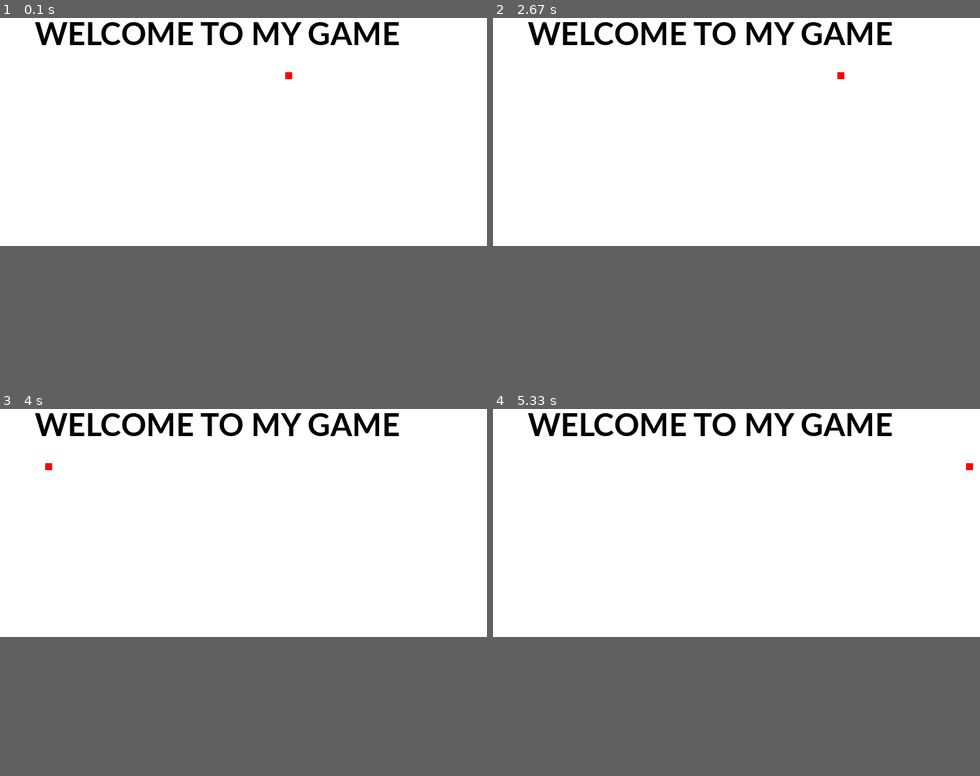
Above: before the commit, frames 1-4 (two rows, left to right).
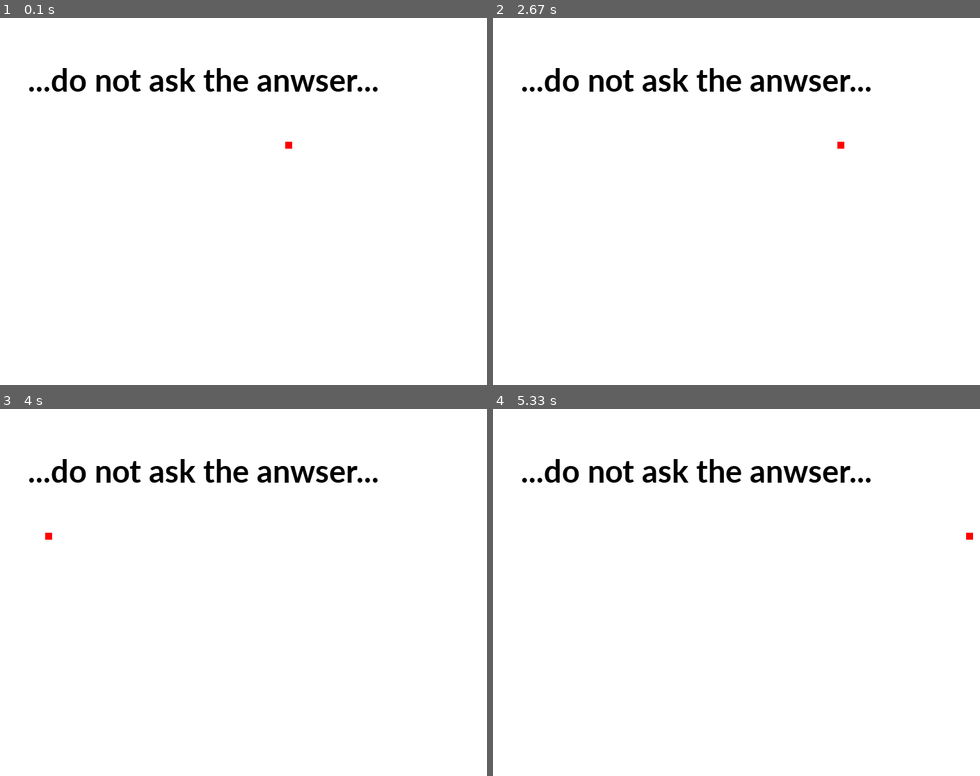
Above: after the commit, the same moments.

Repository: Nat1405/pythonic-pygames
Game: pygame game, started from firstgame.py
Two runs of this game, one before a commit and one after it. Both use one fixed random seed, a clock stepped at 60 frames per second and the inputs below.
Inputs:
- Up to frame 1 (0.1 s): no input
- Up to frame 2 (2.67 s): tap Enter at 0.33 s; tap Space at 1.67, 2.07, 2.37, 2.57 s
- Up to frame 3 (4 s): tap Space at 2.9, 3.2, 3.4, 3.7, 3.97 s
- Up to frame 4 (5.33 s): tap Space at 4.3, 4.6, 4.73, 5.13 s
In our replay, the window is 700x500 before the commit and 700x700 after it. These sizes can differ from the game's own. Grey fills any space a smaller window leaves; there, only what the larger window draws over its background counts as a difference.

The runs differ from the first frame. In frame 1, 3.7% of the frame differs, in the area x 6-82%, y 1-36%; in frame 2, 3.7%; in frame 3, 3.7%; in frame 4, 3.7%.

Commit message:
modified game header

Diff:
--- a/firstgame.py
+++ b/firstgame.py
@@ -13,7 +13,7 @@
 
 # Open a new window and set the window size
 x_window_size = 700
-y_window_size = 500
+y_window_size = 700
 
 
 size = (x_window_size, y_window_size)
@@ -71,8 +71,8 @@
 
 	#draw some text
 	font = pygame.font.SysFont('Calibri', 50, True, False)
-	text = font.render("WELCOME TO MY GAME", True, BLACK)
-	screen.blit(text, [50, int((1.0/3)*(y_window_size))])
+	text = font.render("...do not ask the anwser...", True, BLACK)
+	screen.blit(text, [40, int((1.0/3)*(y_window_size))])
 
 	#draw a rectangular grid
 	for i in range(size_grid):
